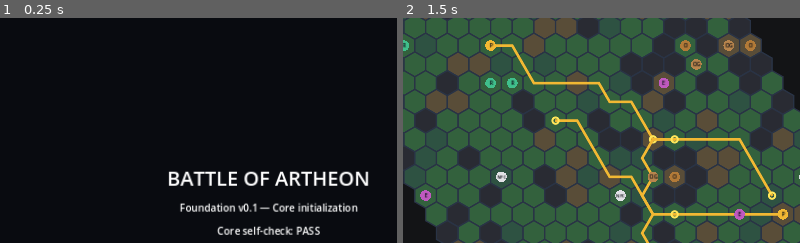
Above: before the commit, frames 1-2 (left to right).
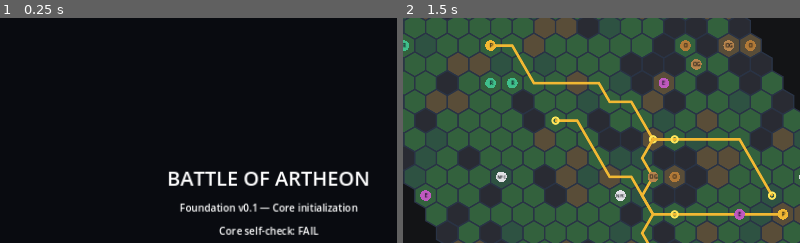
Above: after the commit, the same moments.

Repository: Archoniou1987/Battle-of-Artheon
Game: Godot game, scene res://scenes/main/main.tscn
Same seed, same stepped clock (60 frames per second), same inputs: the game is played once before the commit and once after it.
Inputs:
- Up to frame 1 (0.25 s): no input
- Up to frame 2 (1.5 s): click "Open Debug Map Viewer" at 0.5 s; click "Regenerate" at 1.25 s
The pictures show only the part of the screen within x 16-66%, y 6-56%; the shares and areas given below are measured in that part.

The runs differ from the first frame. In frame 1, 0.7% of the frame differs, in the area x 54-81%, y 92-97%; in frame 2, nothing differs.
Error after the commit: Parse Error: Cannot infer the type of "has_supported_components" variable because the value doesn't have a set type. (res://core/combat/combat_engine.gd:66)

Commit message:
Report single target magic misses explicitly

Diff:
--- a/core/combat/combat_engine.gd
+++ b/core/combat/combat_engine.gd
@@ -63,7 +63,9 @@
 			if child != null:
 				state.queue_event(child)
 				child_event_ids.append(child.event_id)
-	event.set_result("outcome", "dispatched" if not child_event_ids.is_empty() else "no_supported_components")
+	var has_supported_components:=unsupported_components.size()<event.payload.get("components",[]).size()
+	var outcome:="dispatched" if not child_event_ids.is_empty() else ("magic_miss" if bool(event.payload.get("uses_magic_hit",false)) and has_supported_components else "no_supported_components")
+	event.set_result("outcome", outcome)
 	event.set_result("child_event_ids", child_event_ids)
 	event.set_result("dispatched_component_count", child_event_ids.size())
 	event.set_result("unsupported_components", unsupported_components)
